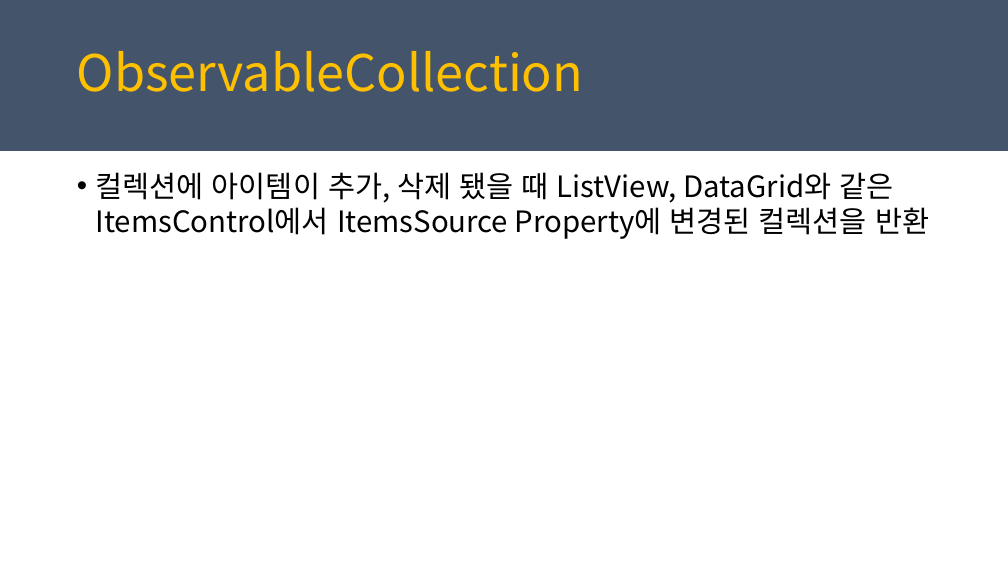
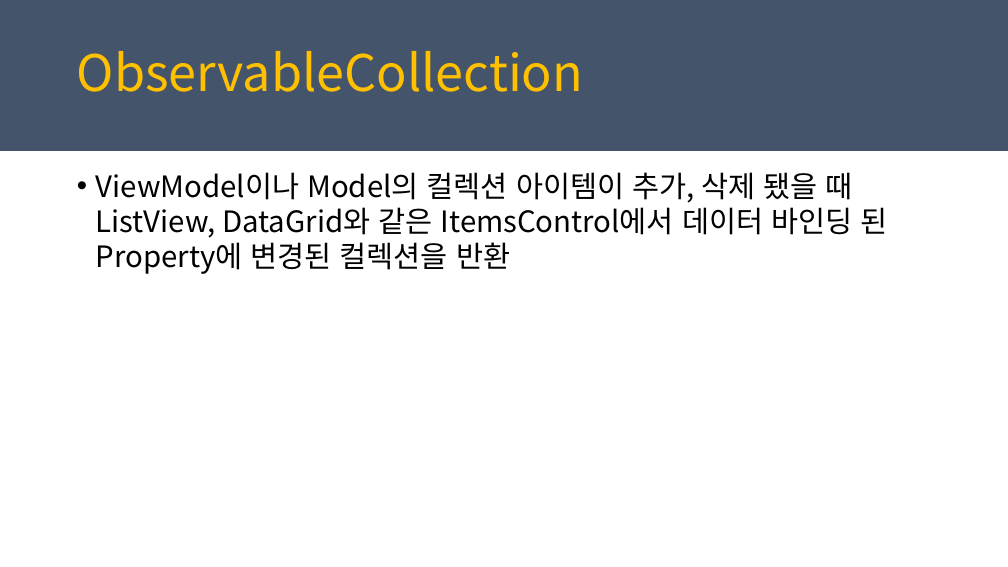
Before and after one commit to juniair/Summary-PPT, a slide deck: slide 14 of PRISM_최종.pptx. Drawn at 1008x567 pixels with LibreOffice and Linux fonts; fonts in the diff are those of the drawing. Boxes give left, top, right and bottom in pixels: in the first picture for what was removed or moved away, otherwise in the second. Text is boxed around its words. In the diff, an @@ line names an element or a change of style, - is before the commit and + after.

Commit message:
추가 적 업데이트

```diff
--- a/PRISM_최종.pptx
+++ b/PRISM_최종.pptx
@@ text at (x1=96, y1=172, x2=888, y2=274): text changed @@
-• 컬렉션에 아이템이 추가, 삭제 됐을 때 ListView, DataGrid와 같은 ItemsControl에서 ItemsSource Property에 변경된 컬렉션을 반환
+• ViewModel이나 Model의 컬렉션 아이템이 추가, 삭제 됐을 때 ListView, DataGrid와 같은 ItemsControl에서 데이터 바인딩 된 Property에 변경된 컬렉션을 반환
```
Also in this commit, not shown: 4 other slides changed, 1 slide removed.
